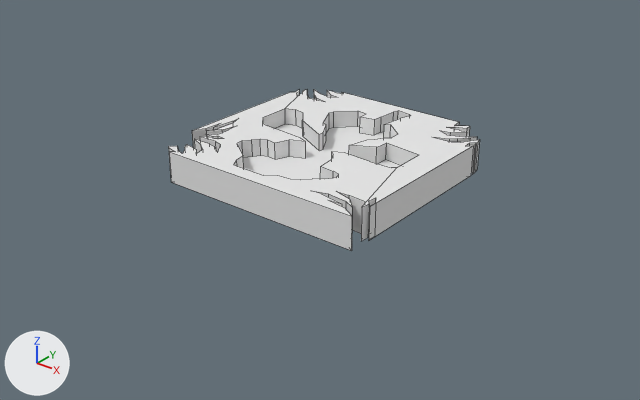
Before and after pictures for a commit that changed the Blender file Assets/Models/scarecrow.blend.
Both versions are drawn from a 50 mm lens placed at (23.5, -30.0, 16.1), pointed at (0.4, -1.1, -1.8). Lighting does not change. The marker at lower left points along +X, +Y and +Z. Mesh edges are drawn as thin lines.

Names of what the first picture shows: 'visual.001'.
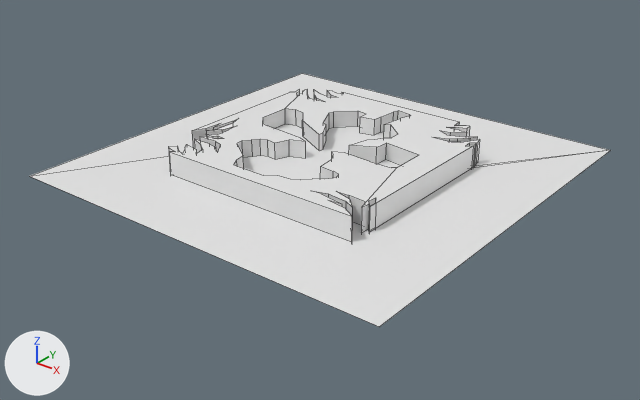
Where the newer file only moved an object's origin or applied its transform, the numbers keep the older frame.

Boxes [x1, y1, x2, y2] around the edits, measured in the pictures (640 x 400 px):
'invisify', added: after [30, 73, 611, 327]

Edits to the bpy script that builds the scene:
```text
Add me_plane:
    me_plane.from_pydata(...)  # 122 vertices, 3 faces; spans x -1.0..1.0, y -1.0..1.0, z 0.0
Add ob_invisify:
    ob_invisify = bpy.data.objects.new('invisify', me_plane)
    ob_invisify.location = (0.17, -0.11, -0.31)
    ob_invisify.scale = (9.63, 9.63, 9.63)
```
